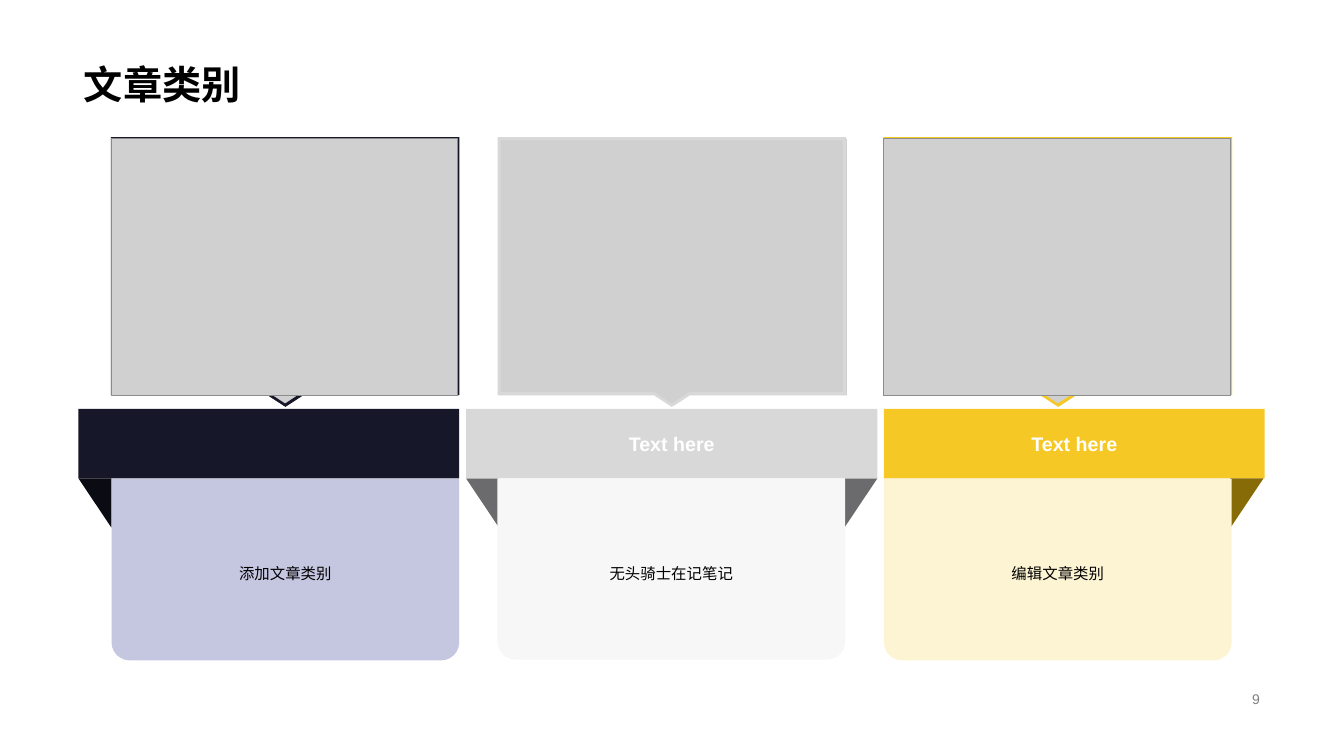
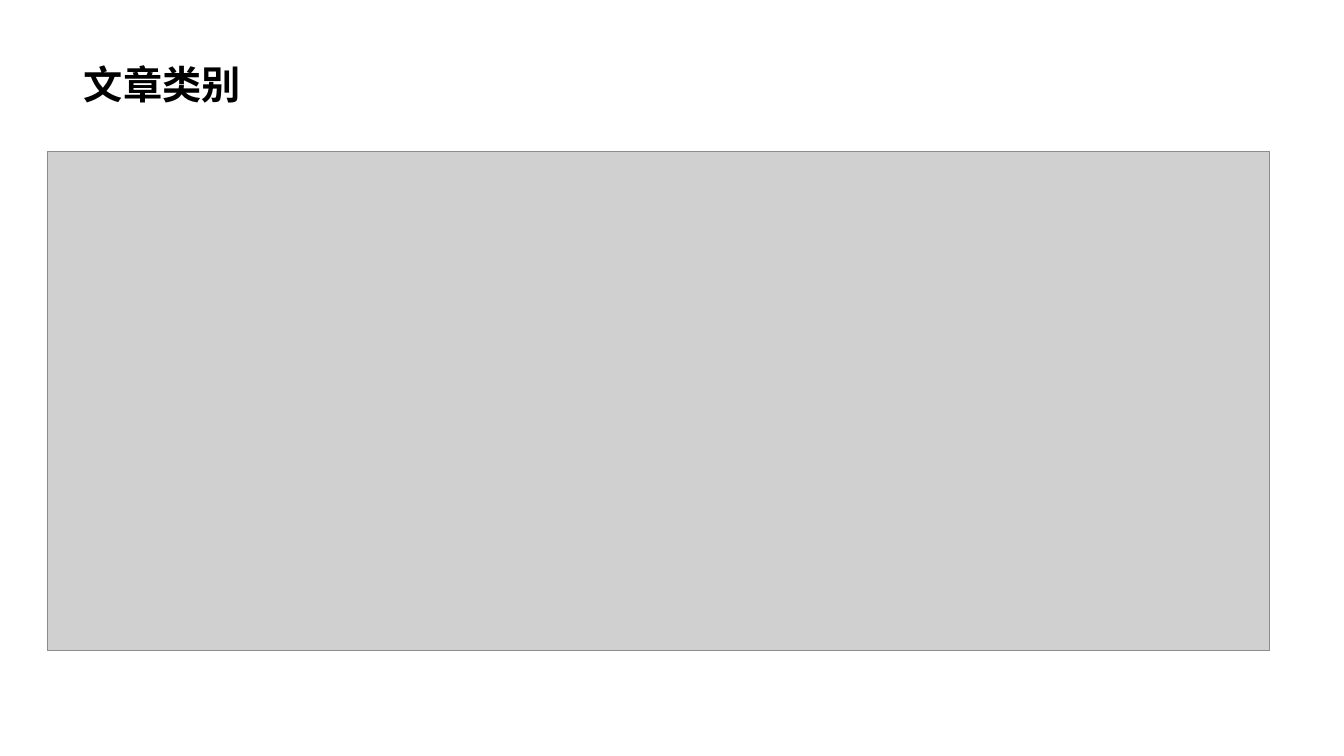
Before and after one commit to lemonghub/xmgl-blog, a slide deck: slide 11 of doc/文档/个人博客.pptx (slide 9 before the commit). Drawn at 1344x756 pixels with LibreOffice and Linux fonts; fonts in the diff are those of the drawing; grey boxes stand for pictures. Boxes give left, top, right and bottom in pixels: in the first picture for what was removed or moved away, otherwise in the second. Text is boxed around its words. In the diff, an @@ line names an element or a change of style, - is before the commit and + after.

```diff
--- a/doc/文档/个人博客.pptx
+++ b/doc/文档/个人博客.pptx
@@ picture removed at (x1=112, y1=139, x2=458, y2=396) @@
@@ picture removed at (x1=883, y1=139, x2=1230, y2=396) @@
@@ picture added at (x1=47, y1=151, x2=1270, y2=650) @@
@@ group removed at (x1=79, y1=128, x2=1265, y2=660): 4 right triangles, 3 pictures, 3 down arrow callouts, 3 freeform shapes, 3 round same rects, 3 rectangles @@
-添加文章类别
-Text here
-Text here
-无头骑士在记笔记
-编辑文章类别
@@ page number removed at (x1=1252, y1=694, x2=1260, y2=704) @@
-9
```
Also in this commit, not shown: 10 other slides changed, 7 slides added, 8 slides removed, 1 other file.
